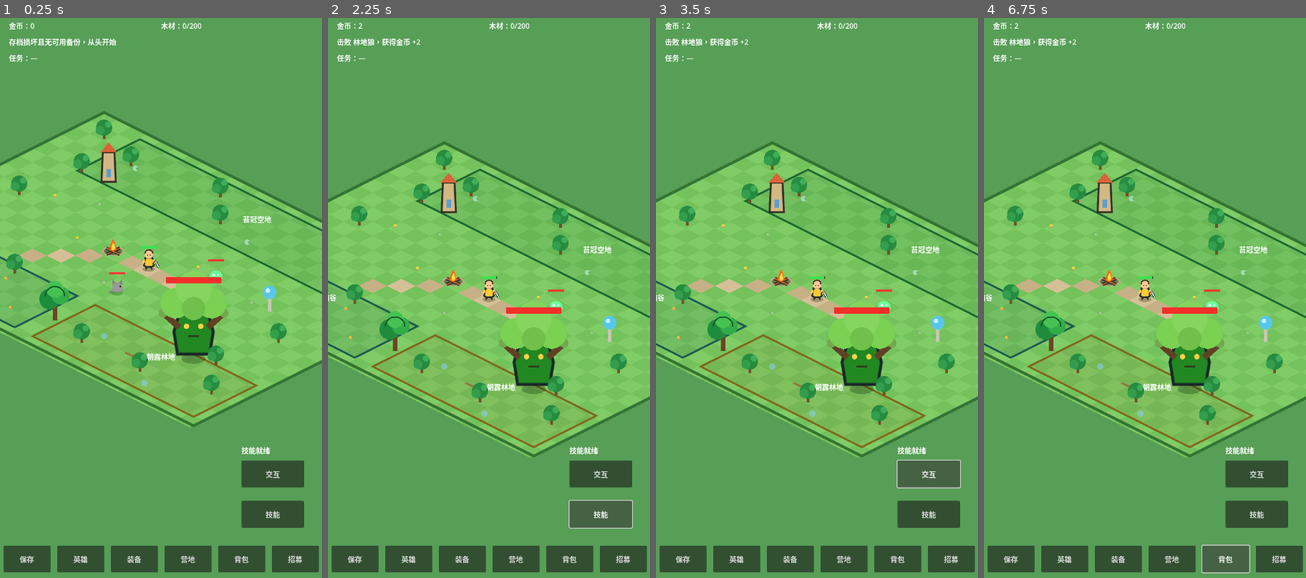
Above: before the commit, frames 1-4 (left to right).
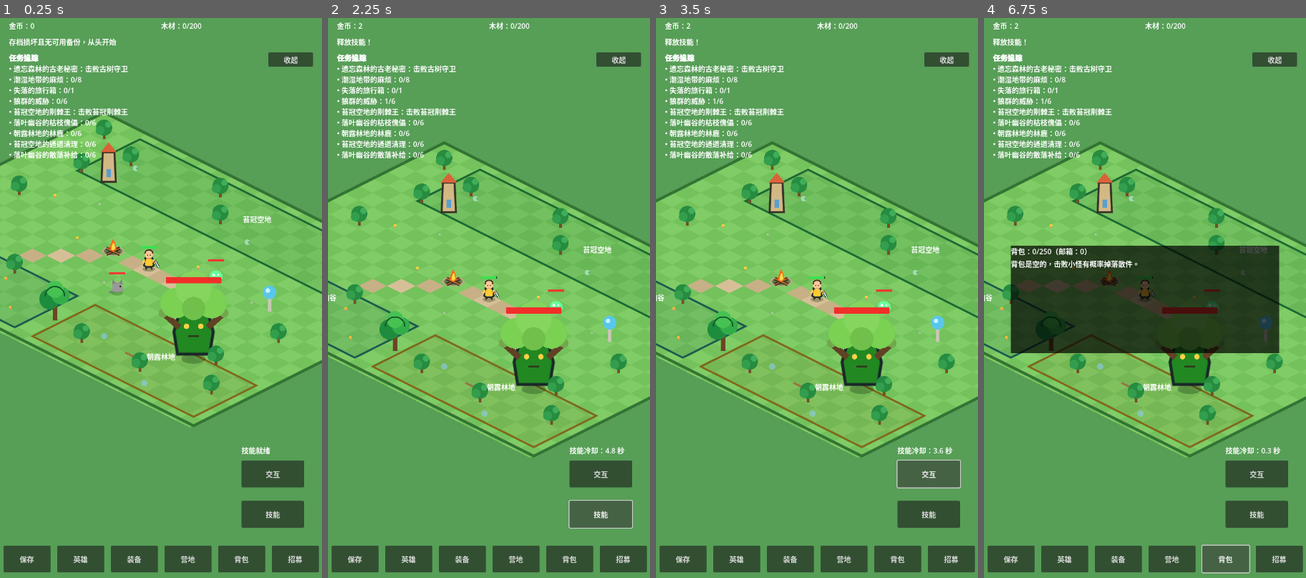
Above: after the commit, the same moments.

Repository: oneyi53/game
Game: Godot game, scene res://scenes/main.tscn
The game is run twice, just before and just after one commit, with the same random seed, the same clock (stepped at 60 frames per second) and the same inputs.
Inputs (mouse positions are in pixels of both pictures, inside the frame that each line leads up to):
- Up to frame 1 (0.25 s): no input
- Up to frame 2 (2.25 s): click (617, 57) at 0.5 s, where only the run after the commit has a clickable "收起"; click (617, 57) at 1.25 s, where only the run after the commit has a clickable "展开"; click "技能" at 2 s
- Up to frame 3 (3.5 s): click "交互" at 2.75 s
- Up to frame 4 (6.75 s): click "保存" at 3.5 s; click "英雄" at 4.25 s; click "装备" at 5 s; click "营地" at 5.75 s; click "背包" at 6.5 s

The runs differ from the first frame. In frame 1, 2.3% of the frame differs, in the area x 2-98%, y 6-26%; in frame 2, 2.5%; in frame 3, 2.5%; in frame 4, 19%, in the area x 2-98%, y 3-78%.
Error before the commit: Trying to assign value of type 'Label' to a variable of type 'RichTextLabel'. (res://scripts/ui/hud.gd:16)

Commit message:
ui: add quest tracker collapse control

Diff:
--- a/scenes/main.tscn
+++ b/scenes/main.tscn
@@ -63,12 +63,22 @@
 offset_right = 700.0
 offset_bottom = 84.0
 
-[node name="QuestLabel" type="Label" parent="UI/HUD"]
+[node name="QuestLabel" type="RichTextLabel" parent="UI/HUD"]
 offset_left = 20.0
 offset_top = 88.0
-offset_right = 700.0
+offset_right = 580.0
 offset_bottom = 300.0
+bbcode_enabled = true
+fit_content = true
+scroll_active = false
 text = "任务：—"
+
+[node name="QuestToggleButton" type="Button" parent="UI/HUD"]
+offset_left = 600.0
+offset_top = 88.0
+offset_right = 700.0
+offset_bottom = 120.0
+text = "收起"
 
 [node name="SkillButton" type="Button" parent="UI/HUD"]
 offset_left = 540.0
